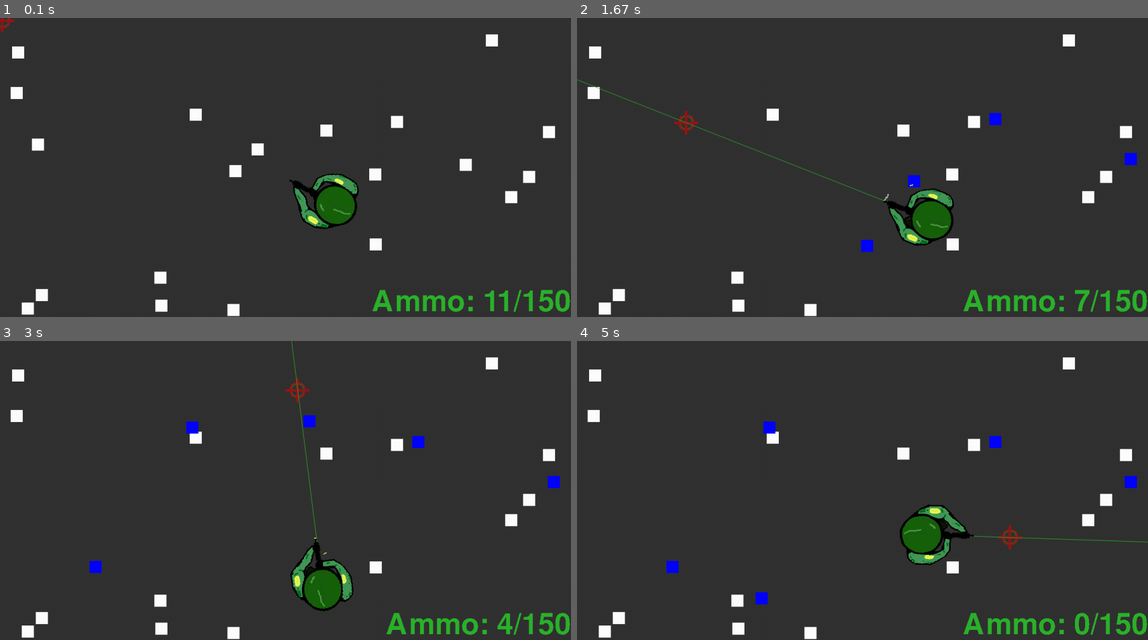
Above: before the commit, frames 1-4 (two rows, left to right).
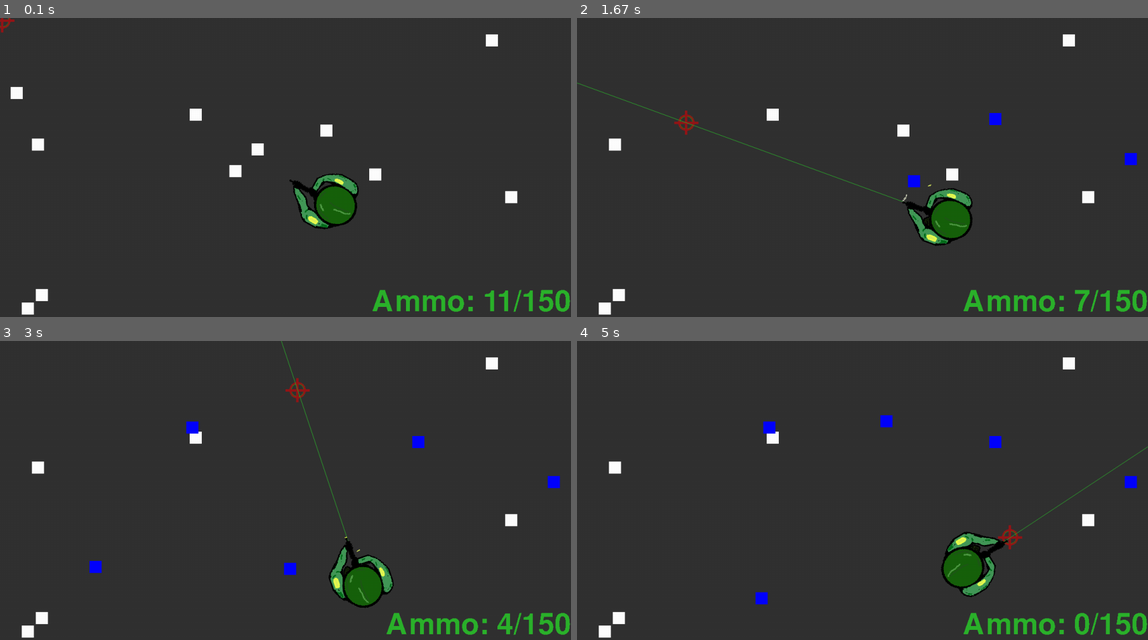
Above: after the commit, the same moments.

Repository: maxhayes/Basic-pygame-trig-test
Game: pygame game, started from MAIN.py
Two runs of this game, one before a commit and one after it. Both use one fixed random seed, a clock stepped at 60 frames per second and the inputs below.
Inputs (mouse positions are in pixels of both pictures, inside the frame that each line leads up to):
- Up to frame 1 (0.1 s): no input
- Up to frame 2 (1.67 s): click (862, 167) at 0.38 s; hold D 0.67-1.13 s; click (1045, 158) at 0.75 s; hold W 1.17-1.47 s; click (725, 170) at 1.25 s; hold D from 1.5 s (still down); click (685, 122) at 1.58 s; tap T at 1.65 s
- Up to frame 3 (3 s): release D at 1.97 s; hold A 2-2.53 s; click (371, 385) at 2.08 s; hold S 2.57-2.87 s; click (354, 517) at 2.65 s; hold A from 2.9 s (still down); click (296, 388) at 2.98 s
- Up to frame 4 (5 s): tap T at 3.05, 4.22 s; release A at 3.3 s; click (833, 568) at 3.38 s; hold W 3.67-4.03 s; click (868, 523) at 3.75 s; hold D 4.07-4.7 s; click (845, 439) at 4.15 s; hold S from 4.73 s (still down); click (1010, 538) at 4.82 s

The runs differ from the first frame. In frame 1, 0.8% of the frame differs, in the area x 2-98%, y 9-100%; in frame 2, 3.2%; in frame 3, 4.0%; in frame 4, 4.3%, in the area x 1-100%, y 9-100%.

Commit message:
added mxrydevtools update

Diff:
--- a/MAIN.py
+++ b/MAIN.py
@@ -14,8 +14,13 @@
 
 # create game objects:
 player = Player(player_image, res_x/2, res_y/2)
-for i in range(20):
+for i in range(11):
     block = Block(WHITE, randint(0,res_x-10), randint(0,res_y-10), 25,25)
+
+# create whole game functions:
+
+
+
 
 # create event/actions & conductor using event_handling
 exes = []
@@ -28,6 +33,7 @@
 p1_laseron = Event_exe('RMB', player.laser_on, player.laser_off, exes)
 p1_lasertog = Event_exe(K_t, player.laser_toggle, ignore, exes)
 p1_reload = Event_exe(K_r, player.reload, ignore, exes)
+#time_shift = Event_exe(K_LSHIFT, slow_mo, normal_mo, exes)
 
 conductor = Event_conductor(exes)
 
--- a/modules/constants.py
+++ b/modules/constants.py
@@ -40,6 +40,21 @@
 WALKING_DURATION = 9
 RECOIL_DURATION = 1
 RELOAD_DURATION = 5
+
+
+def slow_mo():
+    PLAYER_SPEED *= .5
+    WALKING_DURATION *= .5
+    RECOIL_DURATION *= .5
+    RELOAD_DURATION *= .5
+
+def normal_mo():
+    PLAYER_SPEED *= 2
+    WALKING_DURATION *= 2
+    RECOIL_DURATION *= 2
+    RELOAD_DURATION *= 2
+
+
 
 
 
--- a/modules/player_class.py
+++ b/modules/player_class.py
@@ -58,7 +58,7 @@
 
     # --- define class methods --- #
 
-    # increase fram counte each time its called, chooses framse from animations,
+    # increase frame count each time it's called, chooses framse from animations,
     # rotates them, moves them, and checks for collisions
     def move(self):
         # see if player is moving
@@ -187,6 +187,9 @@
         self.rect.x += self.changex
         self.rect.y += self.changey
         self.hit_box.center = self.rect.center
+
+        for block in block_list:
+            if self.hit_box.colliderect(block.rect): self.feet_image = False
         collidefix(self.hit_box, block_list, self)
     #
 
--- a/mxrydevtools.py
+++ b/mxrydevtools.py
@@ -52,12 +52,13 @@
         angle = (180 - raw_angle) + 180
     else:
         angle = raw_angle
+    #print(raw_angle)
     return(angle)
 
 
 
 #::::::::::::::::::::::::::::::::::::::::::::::::::::::::::::::#
-#::::::::::::: VECTOR/ANBLE COLLISION TEST  :::::::::::::::::::#
+#::::::::::::: VECTOR/ANGLE COLLISION TEST  :::::::::::::::::::#
 '''
 Function is given a projectile orgin point and game angle, as
 well as a list of pygame.rect objects to check collision for.
@@ -85,16 +86,22 @@
                    object.rect.bottomright]
         for point in corners:
             object_angles.append(round(find_rotation(orgin_pos, point)))
-        #print('bullet:%s, max:%s, min:%s' % (orgin_angle, min(object_angles), max(object_angles)))
-
-        if orgin_angle in range(min(object_angles), max(object_angles)):
-            hit_objects.append(object)
-        elif min(object_angles) < 90 and max(object_angles) > 270:
-            if not orgin_angle in range(min(object_angles), max(object_angles)):
+        print('\nbullet:%s, max:%s, min:%s\n::::::::::::::::::::::'
+              % (orgin_angle, min(object_angles), max(object_angles)))
+
+        if min(object_angles) in range(0, 90) and max(object_angles) in range(270, 360):
+            if orgin_angle in range(0, min(object_angles)) or orgin_angle in range (max(object_angles), 360):
                 hit_objects.append(object)
+            elif orgin_angle == min(object_angles) or orgin_angle == max(object_angles): hit_objects.append(object)
+
+        else:
+            if orgin_angle in range(min(object_angles), max(object_angles)): hit_objects.append(object)
+            elif orgin_angle == min(object_angles) or orgin_angle == max(object_angles): hit_objects.append(object)
+
     object_distances = []
     x1,y1 = orgin_pos[0], orgin_pos[1]
-    #print(hit_objects)
+
+    # If more than one object was hit, only return the closest one
     for hit_object in hit_objects:
         x2,y2 = hit_object.rect.center
         object_distances.append( sqrt(    pow((x2-x1),2) + pow((y2-y1),2)    )     )
